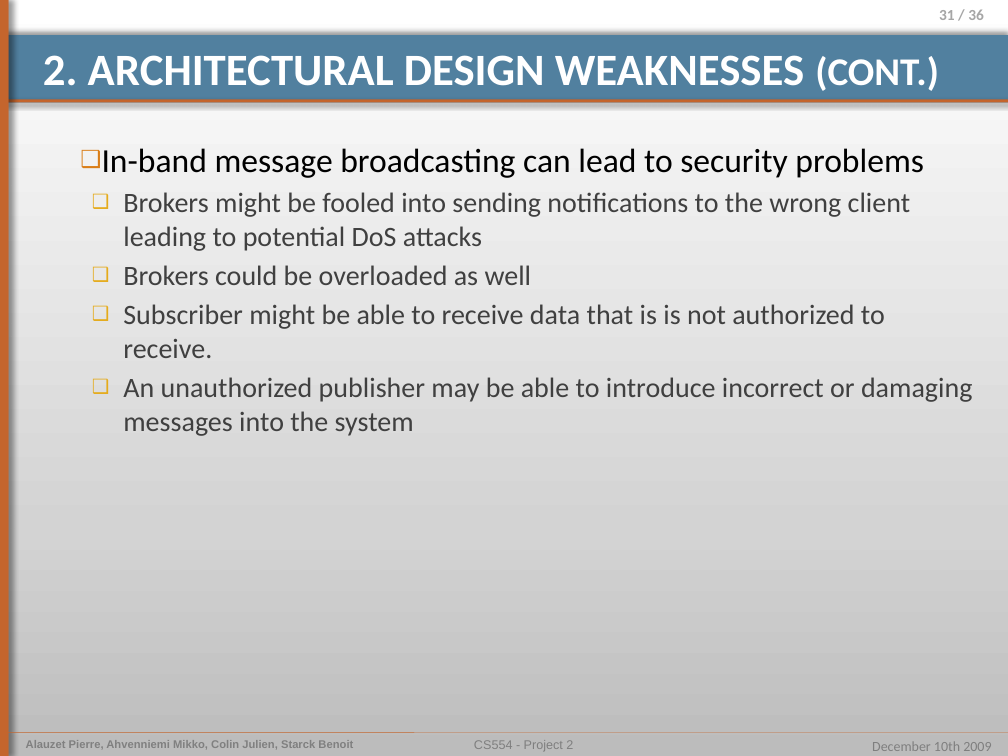
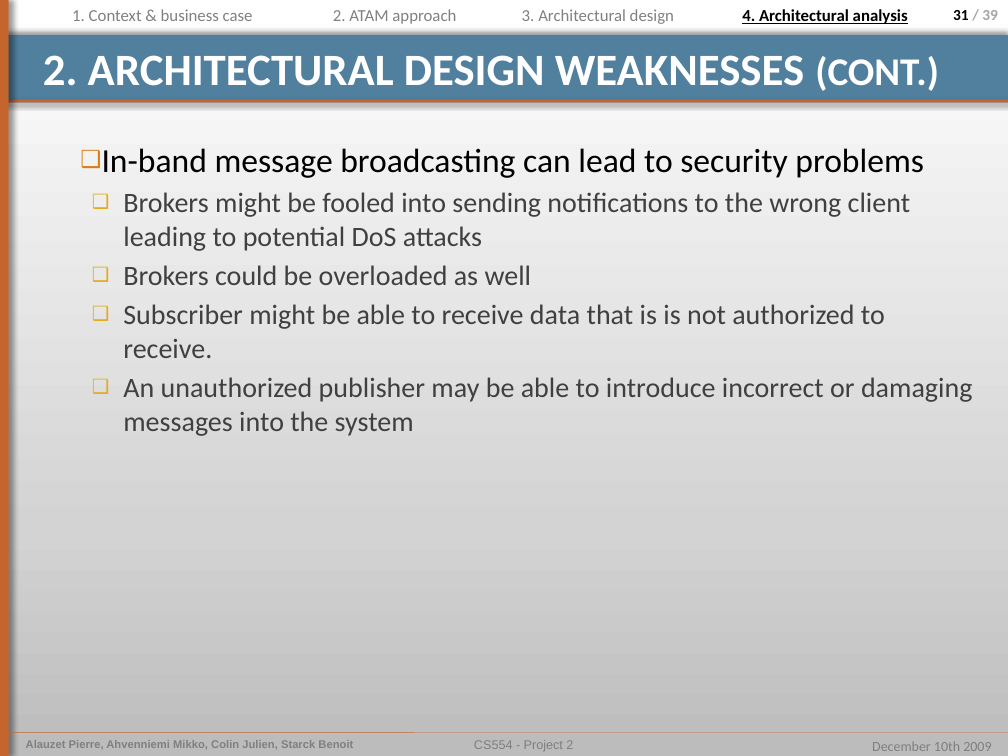
Before and after one commit to pierrealauzet/euroteam, a slide deck: slide 31 of Project 2/PartFinal/CS554_EuroTeam_Project2_Final.pptx. Drawn at 1008x756 pixels with LibreOffice and Linux fonts; fonts in the diff are those of the drawing. Boxes give left, top, right and bottom in pixels: in the first picture for what was removed or moved away, otherwise in the second. Text is boxed around its words. In the diff, an @@ line names an element or a change of style, - is before the commit and + after.

```diff
--- a/Project 2/PartFinal/CS554_EuroTeam_Project2_Final.pptx
+++ b/Project 2/PartFinal/CS554_EuroTeam_Project2_Final.pptx
@@ text added at (72, 9, 253, 21), 12 pt, text #808080 @@
+1. Context & business case
@@ text added at (333, 9, 456, 24), 12 pt, text #808080 @@
+2. ATAM approach
@@ text added at (522, 9, 674, 24), 12 pt, text #808080 @@
+3. Architectural design
@@ text added at (742, 9, 908, 24), 12 pt, text #000000, bold, underline @@
+4. Architectural analysis
@@ page number at (953, 10, 998, 20): text changed @@
-31 / 36
+31 / 39
```
Also in this commit, not shown: 32 other slides changed, 1 slide removed.
